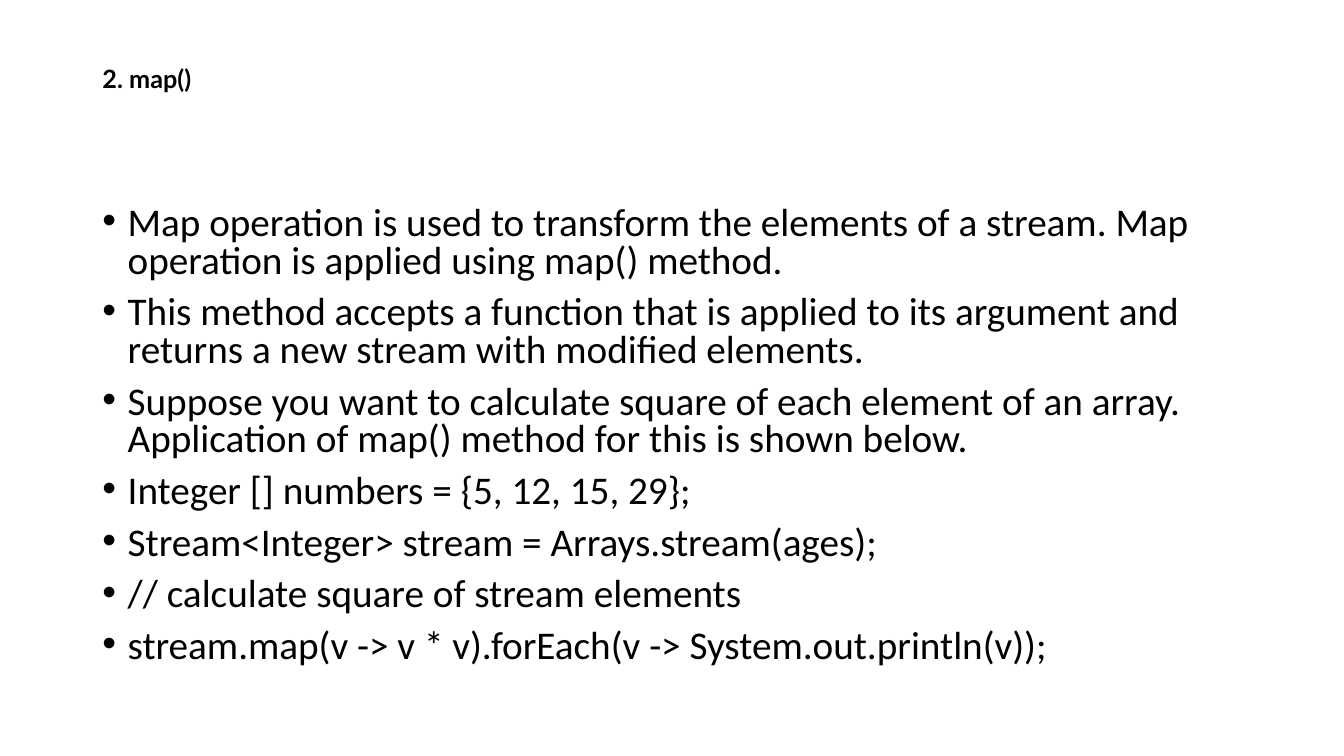
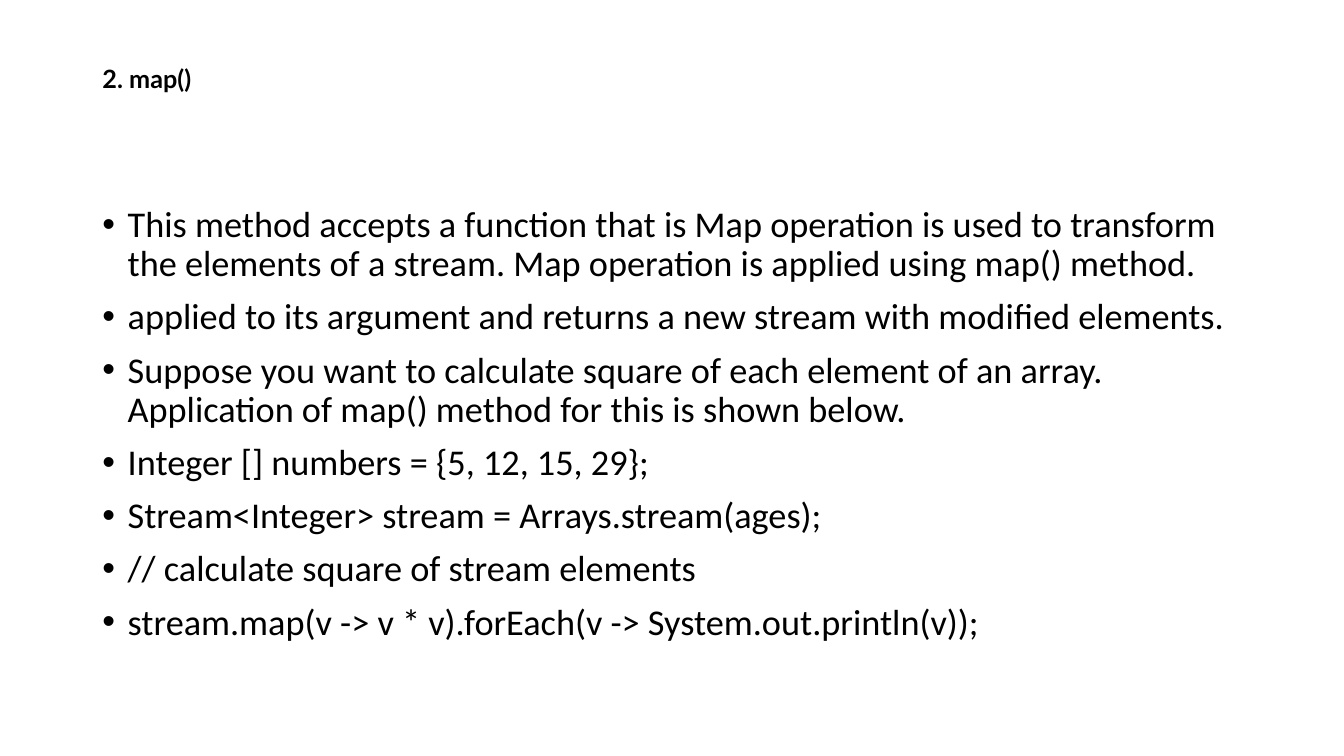
Before and after one commit to thinkervipulsrivastava/Life, a slide deck: slide 22 of Java8.pptx. Drawn at 1344x756 pixels with LibreOffice and Linux fonts; fonts in the diff are those of the drawing. Boxes give left, top, right and bottom in pixels: in the first picture for what was removed or moved away, otherwise in the second. Text is boxed around its words. In the diff, an @@ line names an element or a change of style, - is before the commit and + after.

```diff
--- a/Java8.pptx
+++ b/Java8.pptx
@@ text at bbox=[128, 211, 1224, 336]: text changed; size 28 to 25.9 pt @@
-• Map operation is used to transform the elements of a stream. Map operation is applied using map() method.
-• This method accepts a function that is applied to its argument and returns a new stream with modified elements.
+• This method accepts a function that is Map operation is used to transform the elements of a stream. Map operation is applied using map() method.
+• applied to its argument and returns a new stream with modified elements.
@@ text at bbox=[128, 357, 1103, 641]: size 28 to 25.9 pt in "Suppose you want to calculate square of ...", "Integer [] numbers = {5, 12, 15, ...", "Stream<Integer> stream = Arrays.stream(ages);", "// calculate square of stream elements" and 1 more places; line spacing 0.8 to 0.9 @@
```
Also in this commit, not shown: 2 other slides changed, 18 slides added, 4 other files.
